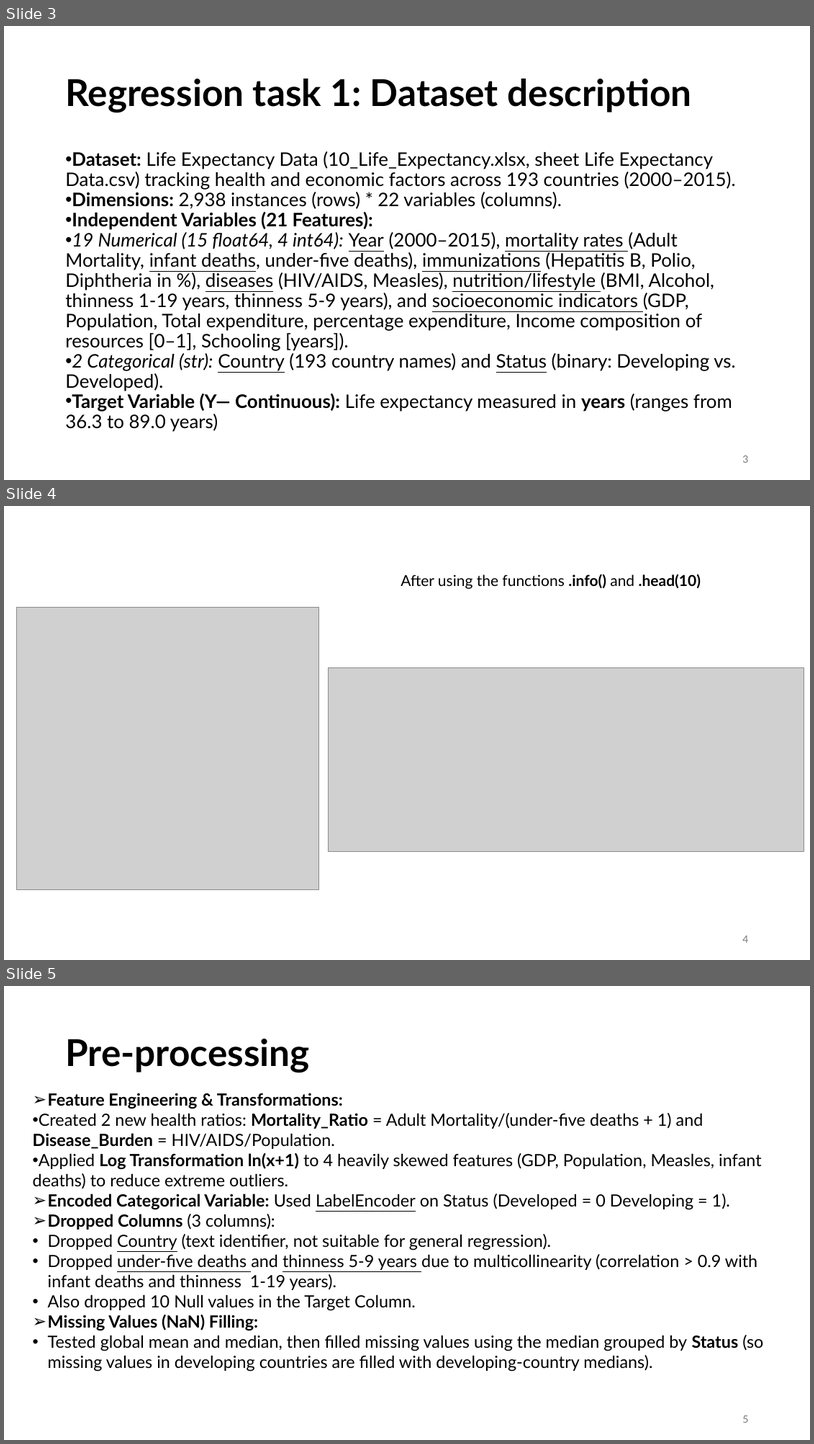
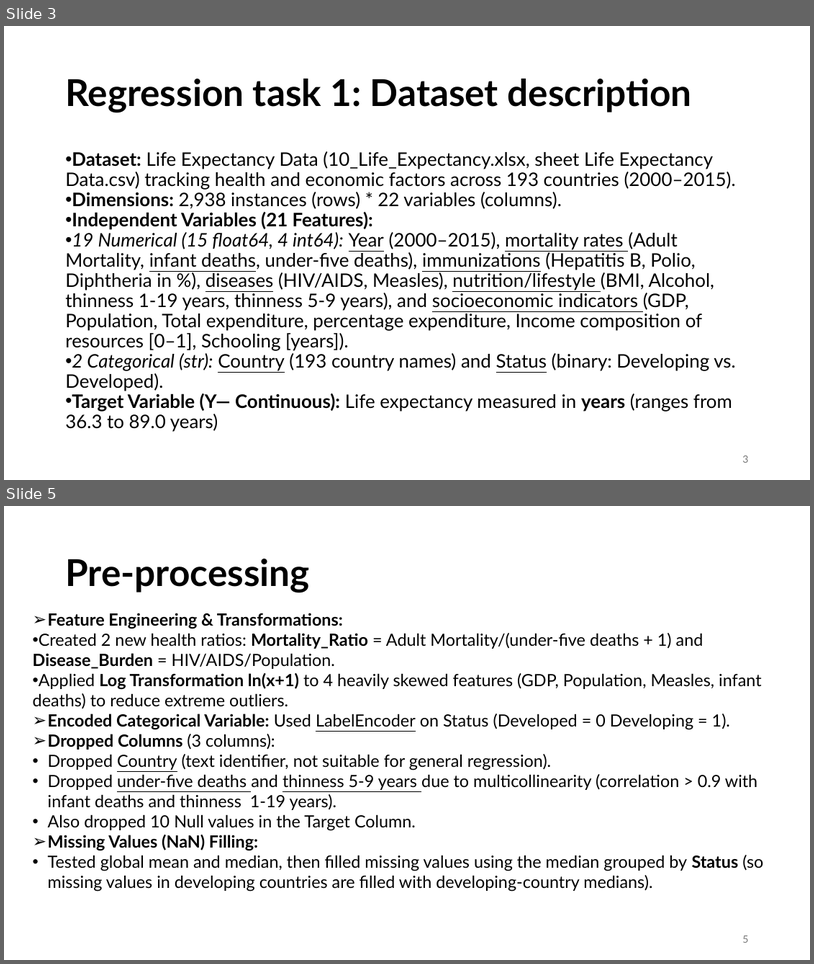
Before and after one commit to azelarabchakour/Data-science-assignments, a slide deck: Assignment-1/Assignment-1-present.pptx. Shown one above the other, each under a label of ours: slides 3, 4 and 5 before the commit, slides 3 and 5 after it; the slides between them are not shown. The pictures are 814x1444 and 814x964 pixels, drawn with LibreOffice and Linux fonts; fonts in the diff are those of the drawing; grey boxes stand for pictures. Boxes give left, top, right and bottom in pixels: in the first picture for what was removed or moved away, otherwise in the second. Text is boxed around its words. In the diff, an @@ line names an element or a change of style, - is before the commit and + after.

```diff
--- a/Assignment-1/Assignment-1-present.pptx
+++ b/Assignment-1/Assignment-1-present.pptx
@@ slide 4 removed at <box>4,506,810,960</box>, background #FFFFFF @@
@@ text removed at <box>401,574,701,589</box> @@
-After using the functions .info() and .head(10)
@@ picture removed at <box>17,607,319,890</box> @@
@@ picture removed at <box>329,668,805,852</box> @@
@@ page number removed at <box>743,935,748,942</box> @@
-4
```
Also in this commit, not shown: 11 slides changed, 1 slide added, 2 other files.
